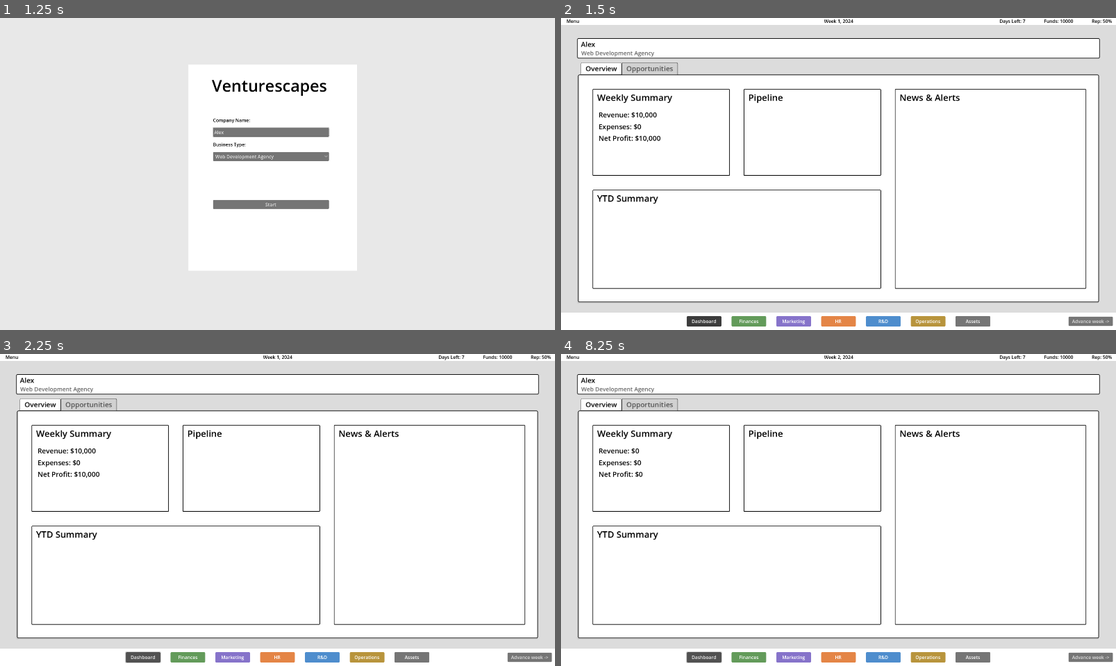
Above: before the commit, frames 1-4 (two rows, left to right).
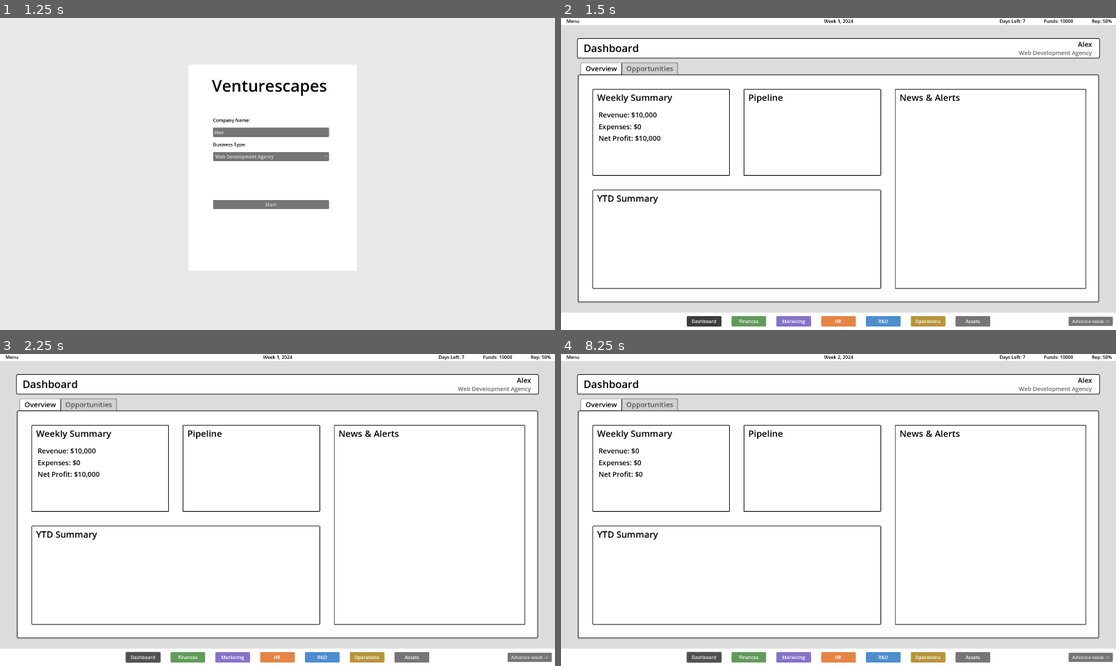
Above: after the commit, the same moments.

Repository: slate20/Venturescapes
Game: Godot game, scene res://Scenes/StartScreen.tscn
Same seed, same stepped clock (60 frames per second), same inputs: the game is played once before the commit and once after it.
Inputs (mouse positions are in pixels of both pictures, inside the frame that each line leads up to):
- Up to frame 1 (1.25 s): click (271, 133) at 0.52 s; type "Alex" at 0.6 s
- Up to frame 2 (1.5 s): click "Start" at 1.25 s
- Up to frame 3 (2.25 s): click "Dashboard" at 2 s
- Up to frame 4 (8.25 s): click "Finances" at 2.75 s; click "Marketing" at 3.5 s; click "HR" at 4.25 s; click "R&D" at 5 s; click "Operations" at 5.75 s; click "Assets" at 6.5 s; click "Advance week ->" at 7.25 s; click "Dashboard" at 8 s

Frame 1 is identical in both runs. In frame 2, 0.4% of the frame differs, in the area x 3-96%, y 7-13%; in frame 3, 0.4%; in frame 4, 0.4%.

Commit message:
dashboard header update

Diff:
--- a/Scenes/Dashboard.tscn
+++ b/Scenes/Dashboard.tscn
@@ -13,6 +13,10 @@
 corner_radius_top_right = 4
 corner_radius_bottom_right = 4
 corner_radius_bottom_left = 4
+
+[sub_resource type="LabelSettings" id="LabelSettings_x0pfh"]
+font_size = 36
+font_color = Color(0, 0, 0, 1)
 
 [sub_resource type="StyleBoxFlat" id="StyleBoxFlat_b6kdu"]
 bg_color = Color(1, 1, 1, 1)
@@ -150,6 +154,15 @@
 grow_horizontal = 2
 theme_override_styles/panel = SubResource("StyleBoxFlat_grsgw")
 
+[node name="ViewTitle" type="Label" parent="CompanyInfo"]
+layout_mode = 0
+offset_left = 22.0
+offset_top = 9.0
+offset_right = 213.0
+offset_bottom = 59.0
+text = "Dashboard"
+label_settings = SubResource("LabelSettings_x0pfh")
+
 [node name="ColorRect" type="ColorRect" parent="CompanyInfo"]
 layout_mode = 2
 offset_right = 1488.0
@@ -159,24 +172,26 @@
 
 [node name="CompanyName" type="Label" parent="CompanyInfo"]
 layout_mode = 2
-offset_left = 13.0
+offset_left = 1374.0
 offset_top = 4.0
-offset_right = 1501.0
+offset_right = 1782.0
 offset_bottom = 38.0
 theme_override_colors/font_color = Color(0, 0, 0, 1)
 theme_override_font_sizes/font_size = 24
 text = "CompanyName, LLC"
+horizontal_alignment = 2
 
 [node name="BusinessType" type="Label" parent="CompanyInfo"]
 layout_mode = 2
-offset_left = 14.0
-offset_top = 37.0
-offset_right = 1502.0
-offset_bottom = 65.0
+offset_left = 1319.0
+offset_top = 36.0
+offset_right = 1781.0
+offset_bottom = 64.0
 theme_override_colors/font_color = Color(0.385493, 0.385492, 0.385492, 1)
 theme_override_font_sizes/font_size = 20
 text = "BusinessType
 "
+horizontal_alignment = 2
 
 [node name="TabContainer" type="TabContainer" parent="."]
 layout_mode = 1
@@ -314,6 +329,7 @@
 text = "YTD Summary"
 
 [node name="VBoxContainer" type="VBoxContainer" parent="TabContainer/Overview/YTDSummary"]
+layout_mode = 0
 offset_left = 20.0
 offset_top = 64.0
 offset_right = 975.0
--- /dev/null
+++ b/Scripts/ResolutionManager.gd
@@ -0,0 +1,15 @@
+extends Node
+
+var resolutions = [
+    Vector2(1280, 720),
+    Vector2(1366, 768),
+    Vector2(1600, 900),
+    Vector2(1920, 1080),
+    Vector2(2560, 1440),
+    Vector2(3840, 2160)
+]
+
+
+
+func _ready():
+    set_process_input(true)
Not shown: 1 places in Scenes/Dashboard.tscn that only renumber resources
